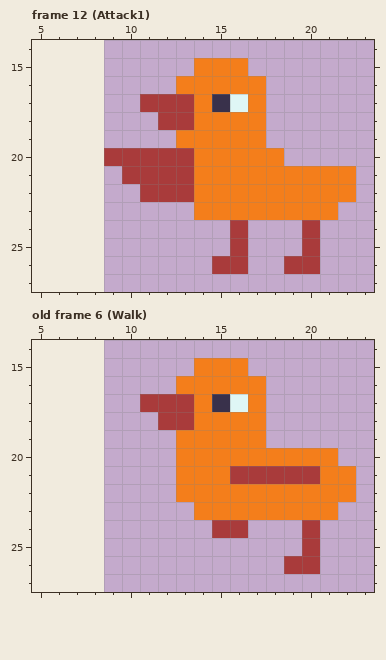
A pixel-art file gets an edit: Sprites/goose.aseprite. The picture above is the old version.
16x16 pixels, 12 frames. Shown: frame 12 (Attack1): x 5..23, y 14..27; old frame 6 (Walk): x 5..23, y 14..27. The old version is drawn lined up with the new one, on the new canvas.
Now the later version:
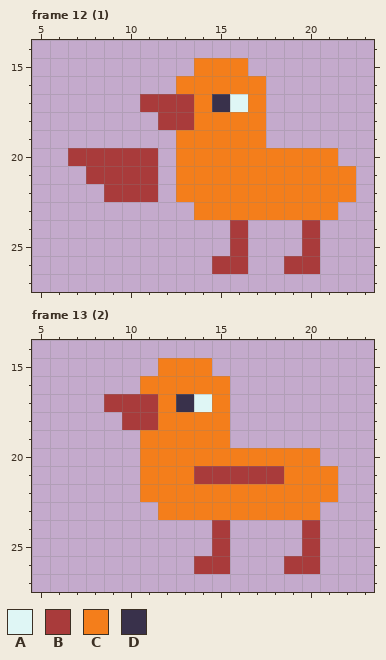
Palette (. is transparent): A #dff6f5  B #a93b3b  C #f47e1b  D #39314b
A new or re-ordered frame is compared with the old frame closest to it.
Diff:
canvas 16x16 -> 34x28, the old top-left corner now at 9,12
frames 12 -> 13
Frame 12 (1):
y 20: x 7..8 .. -> BB; x 12..13 BB -> .C; x 19..21 ... -> CCC
y 21: x 8..9 .. -> BB; x 12..13 BB -> .C
y 22: x 9..10 .. -> BB; x 12..13 BB -> .C
Frame 13 (2) is new; against old frame 6 (Walk):
y 15: x 12..13 .. -> CC; x 15..16 CC -> ..
y 16: x 11..12 .. -> CC; x 16..17 CC -> ..
y 17: x 9..10 .. -> BB; x 12..17 BBCDAC -> CDAC..
y 18: x 10..13 ..BB -> BBCC; x 16..17 CC -> ..
y 19: x 11..12 .. -> CC; x 16..17 CC -> ..
y 20: x 11..12 .. -> CC; x 21 C -> .
y 21: x 11..12 .. -> CC; x 14..15 CC -> BB; x 19..20 BB -> CC; x 22 C -> .
y 22: x 11..12 .. -> CC; x 22 C -> .
y 23: x 12..13 .. -> CC; x 21 C -> .
y 24: x 16 B -> .
y 25: x 15 . -> B
y 26: x 14..15 .. -> BB
Changed places in both pictures, as pixel boxes (x1, y1, x2, y2):
changed: (68, 148, 194, 202)
added: (284, 148, 338, 166)
changed: (104, 358, 356, 574)
